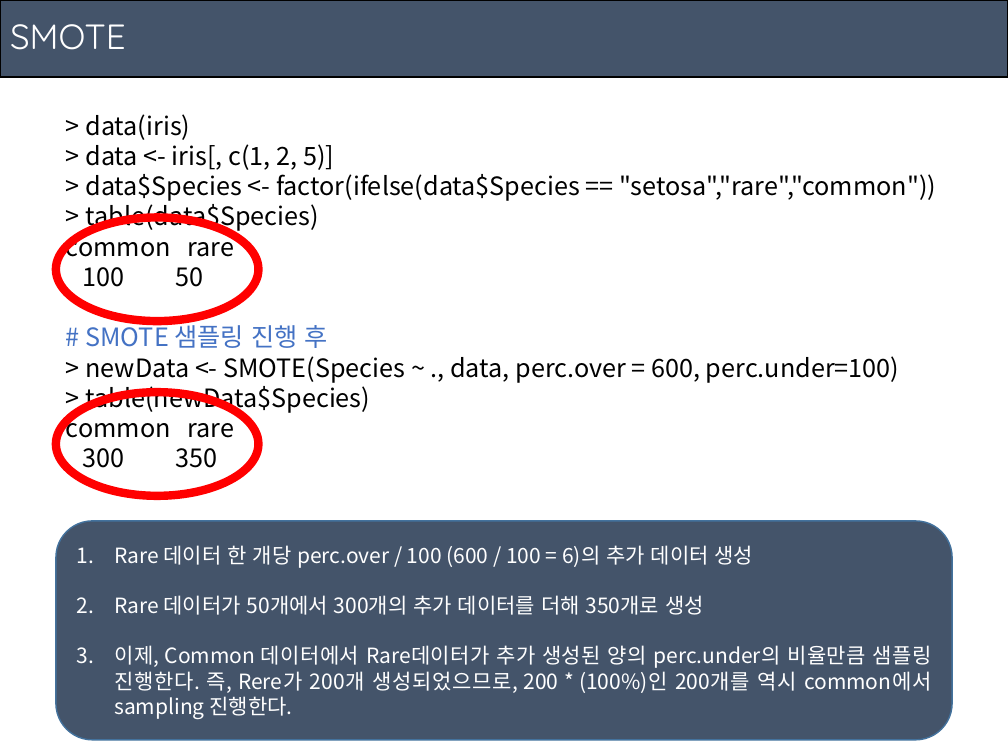
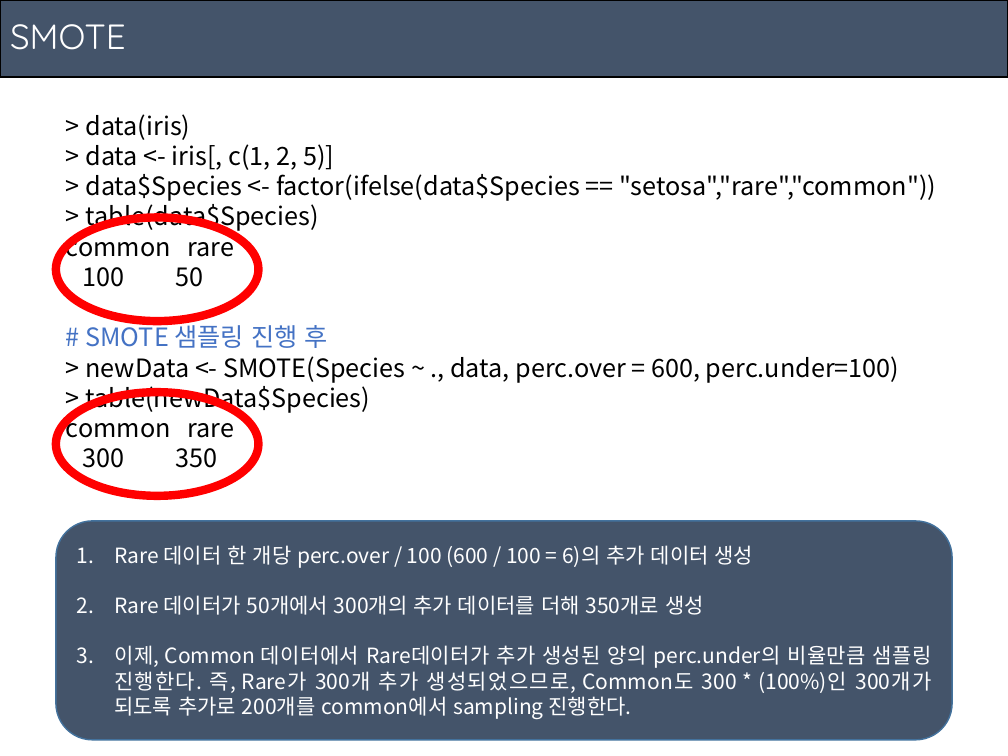
Before and after one commit to ajskdlf64/Bachelor-of-Statistics, a slide deck: slide 22 of 2019 - 02/[응용통계학과] 데이터마이닝/Insuracne Model/Model.pptx. Drawn at 1008x756 pixels with LibreOffice and Linux fonts; fonts in the diff are those of the drawing. Boxes give left, top, right and bottom in pixels: in the first picture for what was removed or moved away, otherwise in the second. Text is boxed around its words. In the diff, an @@ line names an element or a change of style, - is before the commit and + after.

```diff
--- a/2019 - 02/[응용통계학과] 데이터마이닝/Insuracne Model/Model.pptx
+++ b/2019 - 02/[응용통계학과] 데이터마이닝/Insuracne Model/Model.pptx
@@ text in rounded rectangle at (x1=114, y1=645, x2=932, y2=719): text changed @@
-3. 이제, Common 데이터에서 Rare데이터가 추가 생성된 양의 perc.under의 비율만큼 샘플링 진행한다. 즉, Rere가 200개 생성되었으므로, 200 * (100%)인 200개를 역시 common에서 sampling 진행한다.
+3. 이제, Common 데이터에서 Rare데이터가 추가 생성된 양의 perc.under의 비율만큼 샘플링 진행한다. 즉, Rare가 300개 추가 생성되었으므로, Common도 300 * (100%)인 300개가 되도록 추가로 200개를 common에서 sampling 진행한다.
```
Also in this commit, not shown: 10 other slides changed, 6 slides added, 4 slides removed, 7 other files.
